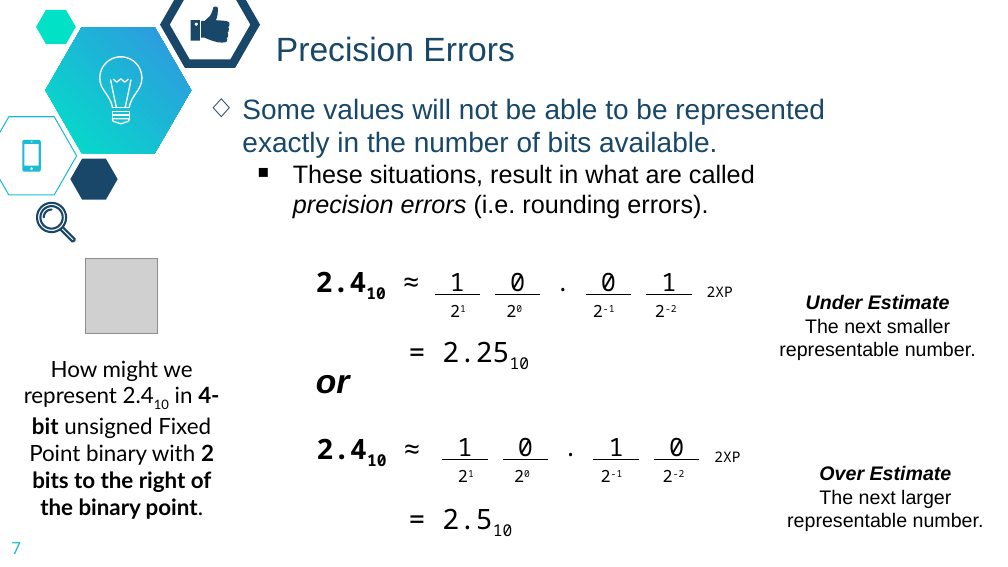
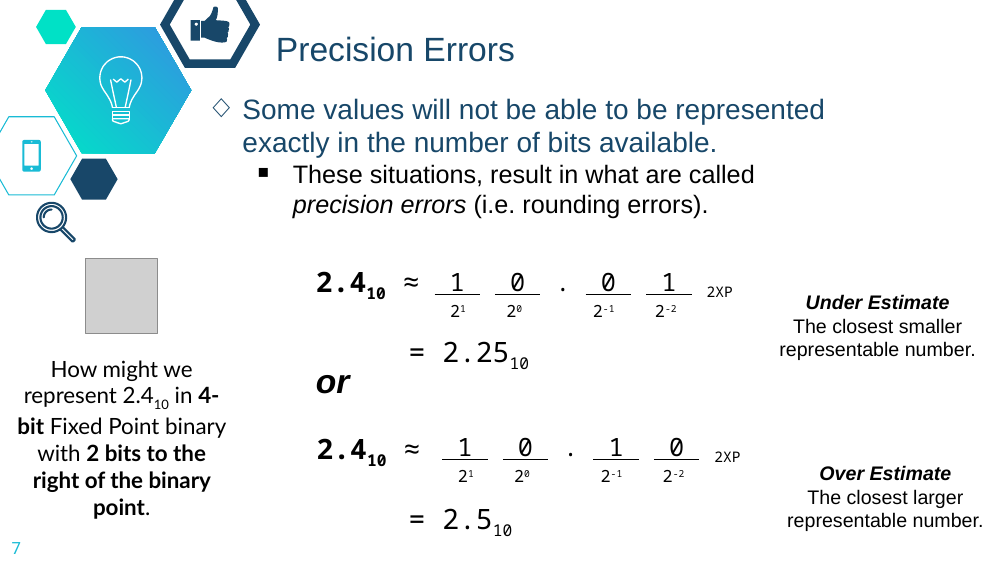
Before and after one commit to dickinson-comp256/COMP256, a slide deck: slide 7 of docs/materials/02-DataAbstractions/DA4-S-FractionalNumbers.pptx. Drawn at 1008x567 pixels with LibreOffice and Linux fonts; fonts in the diff are those of the drawing; grey boxes stand for pictures; background and template pictures are left out. Boxes give left, top, right and bottom in pixels: in the first picture for what was removed or moved away, otherwise in the second. Text is boxed around its words. In the diff, an @@ line names an element or a change of style, - is before the commit and + after.

```diff
--- a/docs/materials/02-DataAbstractions/DA4-S-FractionalNumbers.pptx
+++ b/docs/materials/02-DataAbstractions/DA4-S-FractionalNumbers.pptx
@@ text at box(779, 294, 976, 360): text changed @@
-Under Estimate
-The next smaller representable number.
+Under Estimate
+The closest smaller representable number.
@@ text at box(17, 360, 226, 519): text changed @@
-How might we represent 2.410 in 4-bit unsigned Fixed Point binary with 2 bits to the right of the binary point.
+How might we represent 2.410 in 4-bit Fixed Point binary with 2 bits to the right of the binary point.
@@ text at box(787, 489, 984, 531): text changed @@
-The next larger representable number.
+The closest larger representable number.
```
Also in this commit, not shown: 14 other slides changed, 2 slides added.
